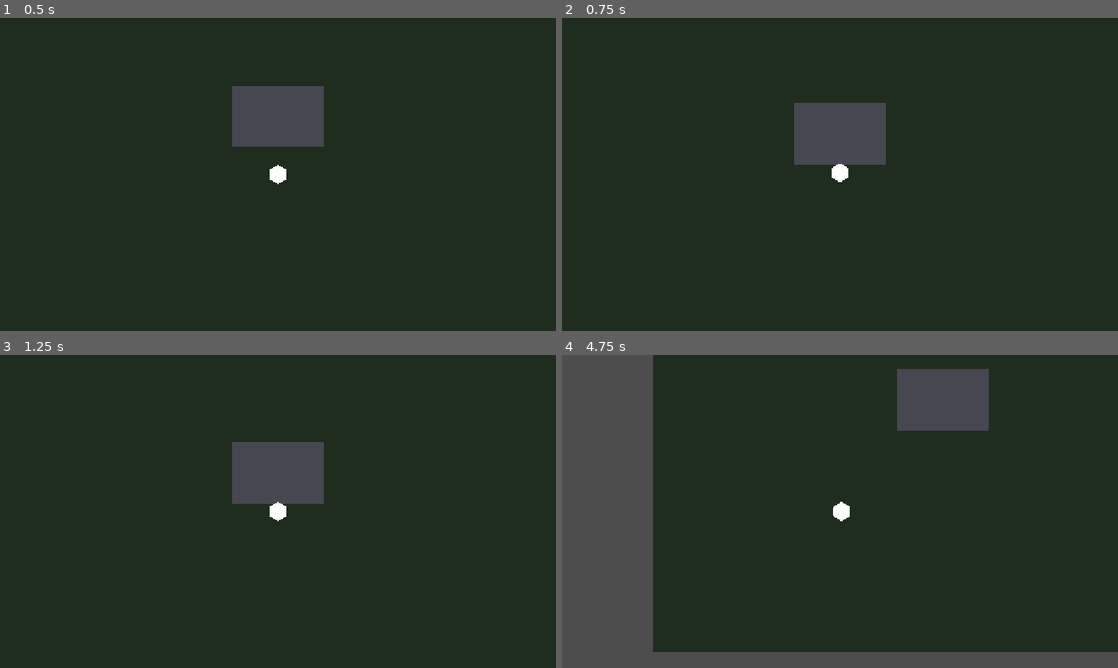
Above: before the commit, frames 1-4 (two rows, left to right).
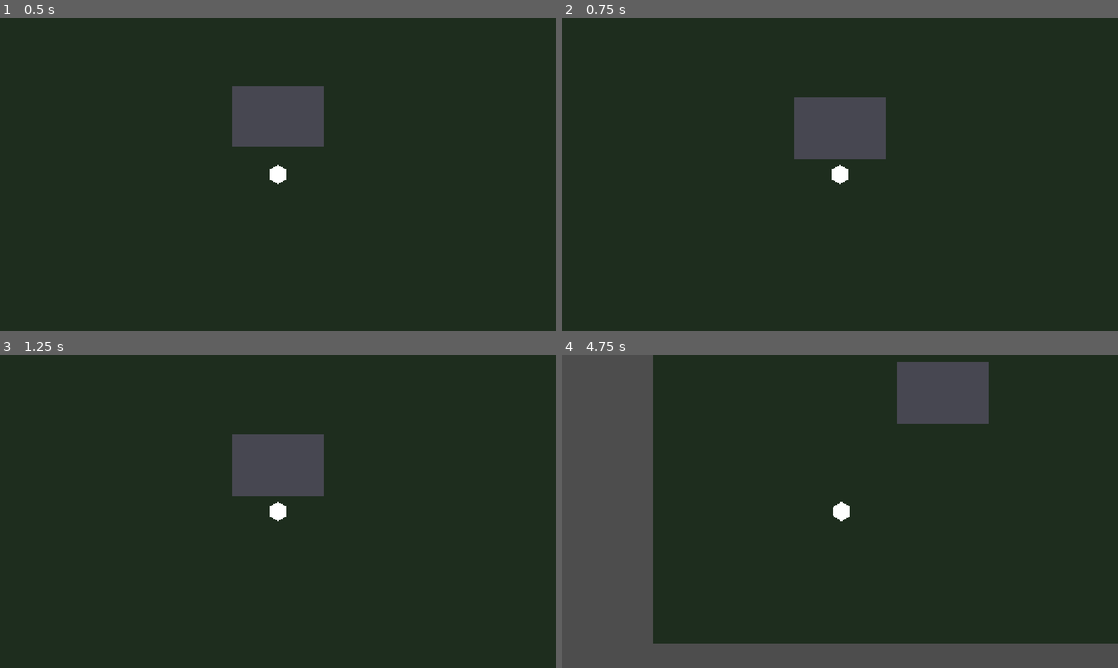
Above: after the commit, the same moments.

Repository: salexume94-pixel/Scripts
Game: Godot game, scene res://scenes/World.tscn
The game is run twice, just before and just after one commit, with the same random seed, the same clock (stepped at 60 frames per second) and the same inputs.
Inputs:
- Up to frame 1 (0.5 s): no input
- Up to frame 2 (0.75 s): tap Enter at 0.5 s; hold Up (ui_up) from 0.53 s (still down)
- Up to frame 3 (1.25 s): keep holding Up (ui_up)
- Up to frame 4 (4.75 s): tap Space at 1.25 s; tap Enter at 2 s; release Up (ui_up) at 2.03 s; hold Left (ui_left) 2.03-3.53 s; hold Down (ui_down) 3.53-4.28 s; hold Right (ui_right) from 4.28 s (still down)

Frame 1 is identical in both runs. In frame 2, 0.6% of the frame differs, in the area x 41-59%, y 25-54%; in frame 3, 0.8%; in frame 4, 3.0%, in the area x 16-100%, y 2-95%.

Commit message:
Align building collision with visual footprint

Diff:
--- a/world/building.gd
+++ b/world/building.gd
@@ -1,30 +1,52 @@
 extends Node2D
 ## Defines the reusable presentation and physical footprint of a World building.
 ##
-## This script is intentionally small. The Building scene owns the building's
-## local setup, while the World scene decides where the building is placed.
-## Interaction, doors, and interiors will be separate systems later.
+## This script owns the Building's local visual footprint and wall collision.
+## It does not move the Player, control the camera, or handle interaction.
 ##
-## The current building is a simple rectangular test structure. Its visual
-## and collision are kept separate so the presentation can eventually be
-## replaced without changing the physical wall layout.
+## The collision walls are placed at the visual edges of the Building. This
+## keeps the physical boundary aligned with what the player sees instead of
+## hiding the wall inside the building graphic.
 
 const BUILDING_SIZE := Vector2(192.0, 128.0)
 const WALL_THICKNESS := 16.0
 
 
 func _ready() -> void:
-    # Configure the four wall collision shapes around the building footprint.
-    # The walls block the Player from entering the test building.
-    _configure_wall($BuildingCollision/TopWall, Vector2(BUILDING_SIZE.x, WALL_THICKNESS))
-    _configure_wall($BuildingCollision/BottomWall, Vector2(BUILDING_SIZE.x, WALL_THICKNESS))
-    _configure_wall($BuildingCollision/LeftWall, Vector2(WALL_THICKNESS, BUILDING_SIZE.y))
-    _configure_wall($BuildingCollision/RightWall, Vector2(WALL_THICKNESS, BUILDING_SIZE.y))
+    # Place each wall so its inner edge is aligned with the corresponding
+    # edge of the visual building footprint. The wall itself extends outward,
+    # leaving the Building interior clear while preventing visual overlap.
+    _configure_wall(
+        $BuildingCollision/TopWall,
+        Vector2(BUILDING_SIZE.x + WALL_THICKNESS * 2.0, WALL_THICKNESS),
+        Vector2(0.0, -BUILDING_SIZE.y / 2.0 - WALL_THICKNESS / 2.0)
+    )
+    _configure_wall(
+        $BuildingCollision/BottomWall,
+        Vector2(BUILDING_SIZE.x + WALL_THICKNESS * 2.0, WALL_THICKNESS),
+        Vector2(0.0, BUILDING_SIZE.y / 2.0 + WALL_THICKNESS / 2.0)
+    )
+    _configure_wall(
+        $BuildingCollision/LeftWall,
+        Vector2(WALL_THICKNESS, BUILDING_SIZE.y),
+        Vector2(-BUILDING_SIZE.x / 2.0 - WALL_THICKNESS / 2.0, 0.0)
+    )
+    _configure_wall(
+        $BuildingCollision/RightWall,
+        Vector2(WALL_THICKNESS, BUILDING_SIZE.y),
+        Vector2(BUILDING_SIZE.x / 2.0 + WALL_THICKNESS / 2.0, 0.0)
+    )
 
 
-func _configure_wall(wall: CollisionShape2D, size: Vector2) -> void:
-    # Each wall uses its own RectangleShape2D so the building collision
-    # remains simple, predictable, and easy to resize later.
+func _configure_wall(
+    wall: CollisionShape2D,
+    size: Vector2,
+    position: Vector2
+) -> void:
+    # Create the rectangle used by this wall and assign its local position.
+    # Keeping this setup in one helper makes all four walls use the same
+    # collision construction rules.
     var shape := RectangleShape2D.new()
     shape.size = size
     wall.shape = shape
+    wall.position = position
